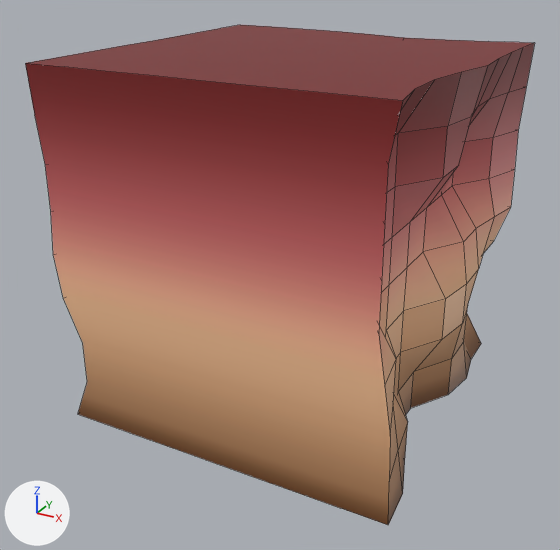
The FBX model Assets/Models/TileSets/Tileset 1/sBase2.001.fbx, before and after one commit.
Both versions are drawn from a camera (50 mm lens) standing at (0.975, -1.898, 0.786) and looking at (-0.027, -0.077, -0.124). Every picture has the same lights, and +X, +Y and +Z are marked at lower left. Mesh edges are drawn as thin lines. Where no turn or scale is listed for an object, it has been applied to the vertices.

The first picture shows 'sBase2.001'.
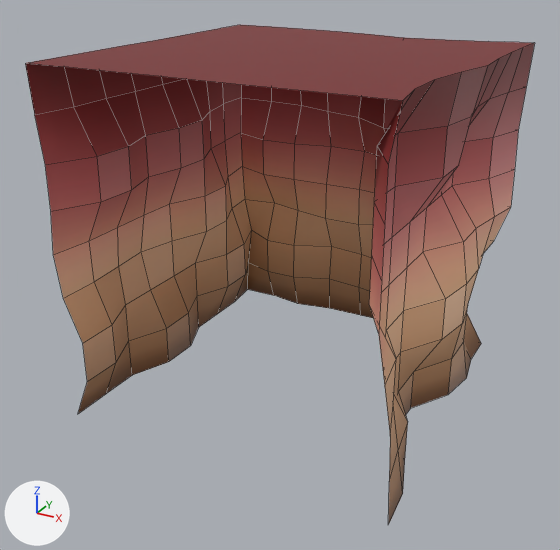
Patch to the scene script:
```diff
--- a/Assets/Models/TileSets/Tileset 1/sBase2.001.fbx.py
+++ b/Assets/Models/TileSets/Tileset 1/sBase2.001.fbx.py
@@ me_cube_061 @@
 # used by ob_sbase2_001; location = (0.0, 0.0, 0.0)
-me_cube_061.from_pydata(...)  # 239 vertices, 195 faces; spans x -0.5..0.5, y -0.5..0.5, z -0.5..0.5
+me_cube_061.from_pydata(...)  # 232 vertices, 193 faces; spans x -0.5..0.5, y -0.5..0.5, z -0.5..0.5
+# me_cube_061 part 1
+# 7 vertices are removed from x -0.359..0.375, y -0.5, z -0.5
+# 2 faces are deleted
 me_cube_061.materials.append(mat_foundationtexture)
```

Pixel boxes (x1, y1, x2, y2) of what changed, in the pictures (560 x 550 px):
part 1 of me_cube_061, deleted
    before: (25, 63, 402, 525)
